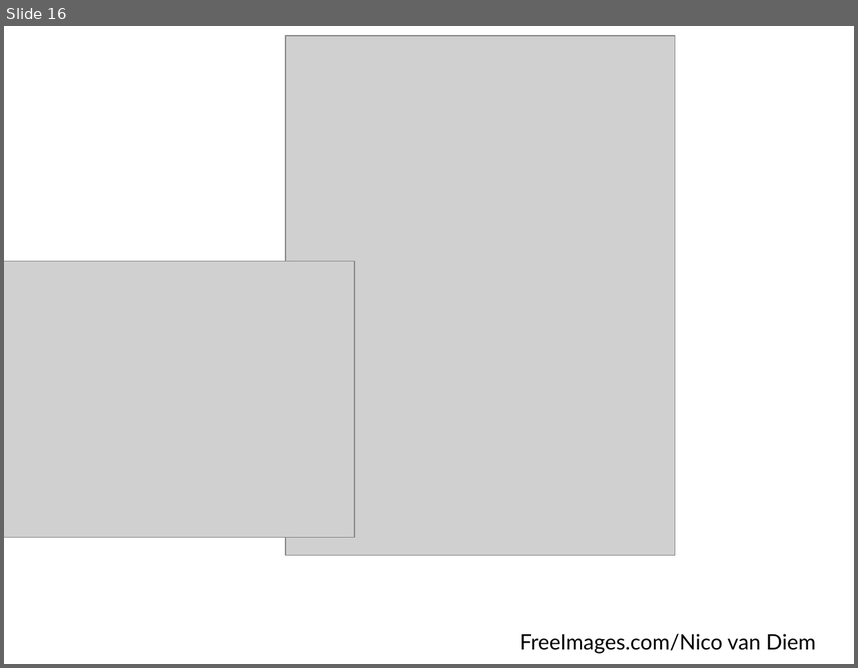
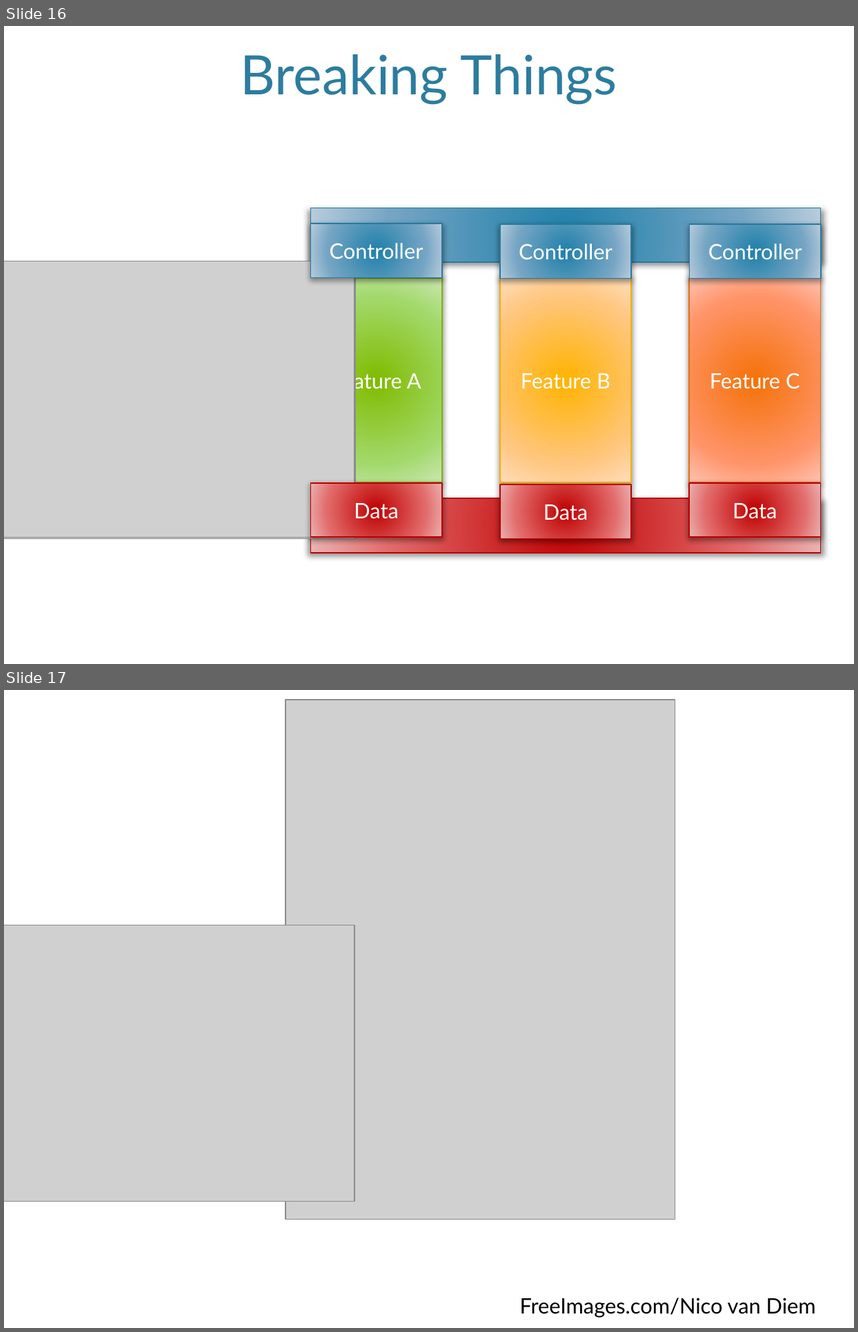
Before and after one commit to MiyamotoAkira/FeaturesVsLayers, a slide deck: FeaturesVsLayers.pptx. Shown one above the other, each under a label of ours: slide 16 before the commit, slides 16 and 17 after it. The pictures are 858x668 and 858x1332 pixels, drawn with LibreOffice and Linux fonts; fonts in the diff are those of the drawing; grey boxes stand for pictures; background and template pictures are left out. Boxes give left, top, right and bottom in pixels: in the first picture for what was removed or moved away, otherwise in the second. Text is boxed around its words. In the diff, an @@ line names an element or a change of style, - is before the commit and + after.

Commit message:
New slides and some small changes
New slide for breaking things up has been added. Also, Pros and cons have
titles now. Cons have a couple of examples as well. Fixed arrows on first
slide of alternative features. And moved the grouping of layering up to
show the 3  layer architecture.

```diff
--- a/FeaturesVsLayers.pptx
+++ b/FeaturesVsLayers.pptx
@@ slide 16 added at <box>4,26,854,664</box>, background picture (left out) @@
@@ text added at <box>241,54,617,104</box>, 46 pt, text #2C7C9F @@
+Breaking Things
@@ rectangle added at <box>311,208,821,262</box>, fill gradient #2180AA to #75A5C5 to #B8CCDC, outline #287A9E 1 pt, 18 pt, text #FFFFFF @@
+Controller
@@ rectangle added at <box>311,223,443,278</box>, fill gradient #2180AA to #75A5C5 to #B8CCDC, outline #287A9E 1 pt, 18 pt, text #FFFFFF @@
+Controller
@@ rectangle added at <box>499,224,631,279</box>, fill gradient #2180AA to #75A5C5 to #B8CCDC, outline #287A9E 1 pt, 18 pt, text #FFFFFF @@
+Controller
@@ rectangle added at <box>689,224,821,279</box>, fill gradient #2180AA to #75A5C5 to #B8CCDC, outline #287A9E 1 pt, 18 pt, text #FFFFFF @@
+Controller
@@ picture added at <box>4,262,355,539</box> @@
@@ picture added at <box>4,261,355,537</box> @@
@@ rectangle added at <box>311,279,443,483</box>, fill gradient #80BC00 to #A3DA6D to #CBE7B4, outline #7DB602 1 pt, 18 pt, text #FFFFFF @@
+Feature A
@@ rectangle added at <box>499,279,631,483</box>, fill gradient #FFB400 to #FFC67F to #FFDEBD, outline #F9B000 1 pt, 18 pt, text #FFFFFF @@
+Feature B
@@ rectangle added at <box>689,279,821,483</box>, fill gradient #F67309 to #FF9569 to #FEC3B0, outline #E27218 1 pt, 18 pt, text #FFFFFF @@
+Feature C
@@ rectangle added at <box>311,498,821,552</box>, fill gradient #C00000 to #E36B6B to #ECB3B3, outline #BC0000 1 pt, 18 pt, text #FFFFFF @@
+Data
@@ rectangle added at <box>311,483,443,537</box>, fill gradient #C00000 to #E36B6B to #ECB3B3, outline #BC0000 1 pt, 18 pt, text #FFFFFF @@
+Data
@@ rectangle added at <box>499,484,631,539</box>, fill gradient #C00000 to #E36B6B to #ECB3B3, outline #BC0000 1 pt, 18 pt, text #FFFFFF @@
+Data
@@ rectangle added at <box>689,483,821,537</box>, fill gradient #C00000 to #E36B6B to #ECB3B3, outline #BC0000 1 pt, 18 pt, text #FFFFFF @@
+Data
@@ what was slide 16 is now slide 17 @@
```
Also in this commit, not shown: 5 slides changed, 1 other slide added, 3 slides removed.
